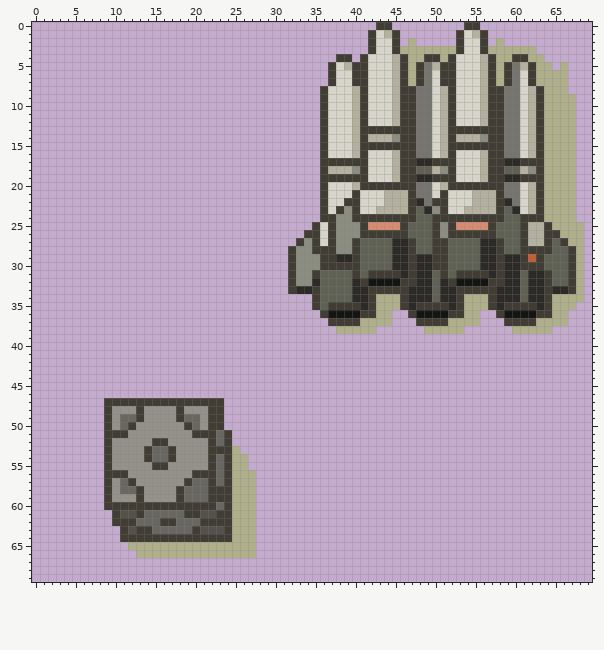
Sprite sheet, stored at img/decor/2x2_missiles_and_crates.png. This is how it looked before the edit.
The file is 70x70 pixels. Colours within 5 levels of each other are drawn and written as one.
The same view after the edit:
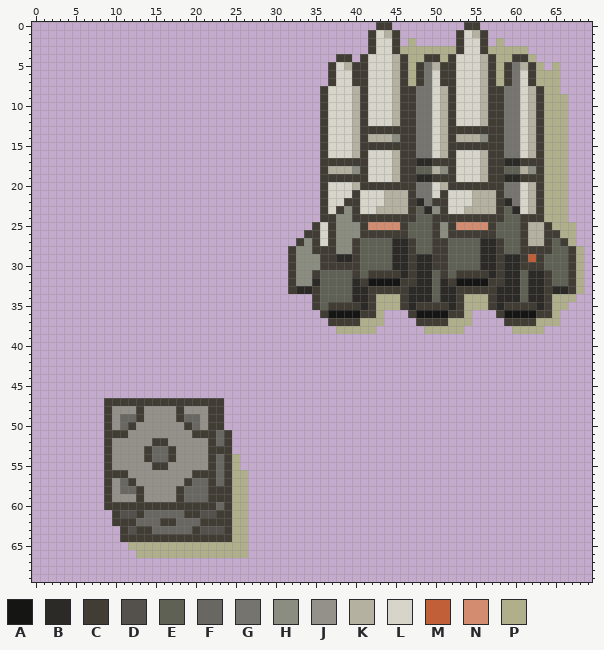
Palette (. is transparent): A #151614  B #2c2a26  C #413d34  D #54504b  E #5f6155  F #686761  G #75746e  H #8a8d7f  J #94918a  K #b5b1a1  L #d7d5ca  M #c15f39  N #d48c70  P #b0af8c
Edits made:
@@ x 60..69 @@
  2 ..........
- 3 PPP.......
- 4 CCPP......
- 5 GKCPP.P...
- 6 GLCPPPP...
- 7 GLCPPPP...
- 8 GLKCPPP...
- 9 GLKCPPPP..
-10 GLKCPPPP..
-11 GLKCPPPP..
-12 GLKCPPPP..
-13 GLKCPPPP..
-14 GLKCPPPP..
-15 GLKCPPPP..
-16 GLKCPPPP..
-17 BCCCPPPP..
-18 EKHCPPPP..
-19 BCCCPPPP..
-20 GLKCPPPP..
-21 GLKCPPPP..
-22 GLKCPPPP..
-23 BLKCPPPP..
-24 ECCCPPPP..
-25 ECKKCPPPP.
-26 ECKKCCPPP.
-27 ECKKCECPP.
+ 3 PP........
+ 4 CCP.......
+ 5 GKCP.P....
+ 6 GLCPPP....
+ 7 GLCPPP....
+ 8 GLKCPP....
+ 9 GLKCPPP...
+10 GLKCPPP...
+11 GLKCPPP...
+12 GLKCPPP...
+13 GLKCPPP...
+14 GLKCPPP...
+15 GLKCPPP...
+16 GLKCPPP...
+17 BCCCPPP...
+18 EKHCPPP...
+19 BCCCPPP...
+20 GLKCPPP...
+21 GLKCPPP...
+22 GLKCPPP...
+23 BLKCPPP...
+24 ECCCPPP...
+25 ECKKCPPP..
+26 ECKKCCPP..
+27 ECKKCECP..
 28 ECCCCEECP.
@@ x 42..69 @@
 33 CCCCCBBBEBBCCCCCBBBEBBCBBCP.
-34 CPPPCBBBEBBCPPPCBBBEBBCPPPP.
-35 CPPPCBCCCCBCPPPCBCCCCBCPPP..
-36 CPP..CAAAACCPP..CAAAACCPP...
-37 PPP...CCCCPPPP...CCCCPPPP...
-38 P......PPPPP......PPPPP.....
+34 CPPPCBBBEBBCPPPCBBBEBBCPPP..
+35 CPPPCBCCCCBCPPPCBCCCCBCPP...
+36 CP...CAAAACCP...CAAAACCP....
+37 PP....CCCCPPP....CCCCPPP....
+38 P......PPPPP......PPPP......
 39 ............................
@@ x 23..29 @@
 52 FC.....
-53 CCP....
-54 FCPP...
-55 FCPP...
-56 FCPPP..
-57 FCPPP..
-58 CCPPP..
-59 CCPPP..
-60 FCPPP..
-61 CCPPP..
-62 CCPPP..
-63 DCPPP..
-64 CCPPP..
-65 PPPPP..
-66 PPPPP..
+53 CC.....
+54 FCP....
+55 FCP....
+56 FCPP...
+57 FCPP...
+58 CCPP...
+59 CCPP...
+60 FCPP...
+61 CCPP...
+62 CCPP...
+63 DCPP...
+64 CCPP...
+65 PPPP...
+66 PPPP...
 67 .......
Pixel boxes of the changes (left, top, right, bottom) in both pictures:
changed: (528, 46, 584, 246)
erased: (544, 294, 584, 334)
erased: (384, 310, 392, 326)
erased: (472, 310, 480, 326)
erased: (232, 446, 256, 558)
